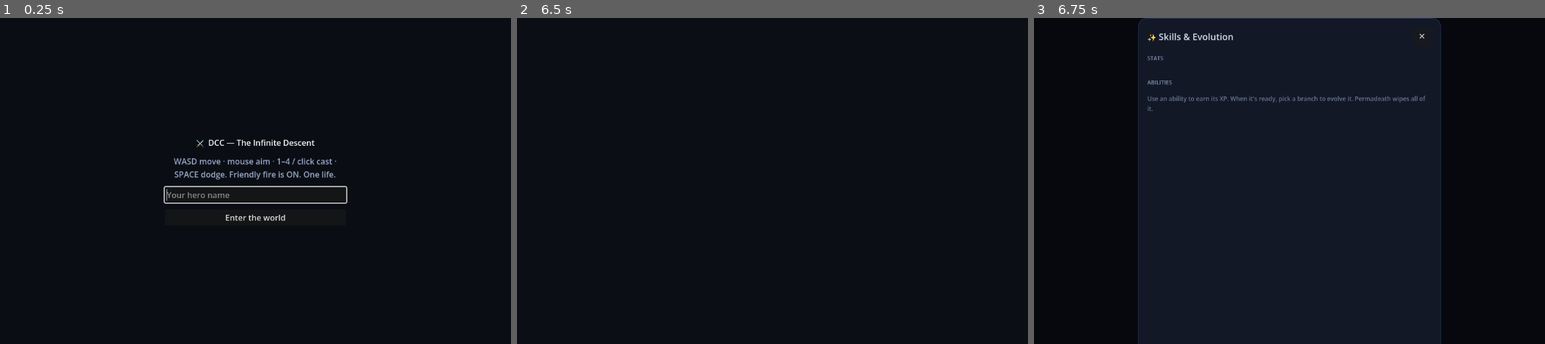
Above: before the commit, frames 1-3 (left to right).
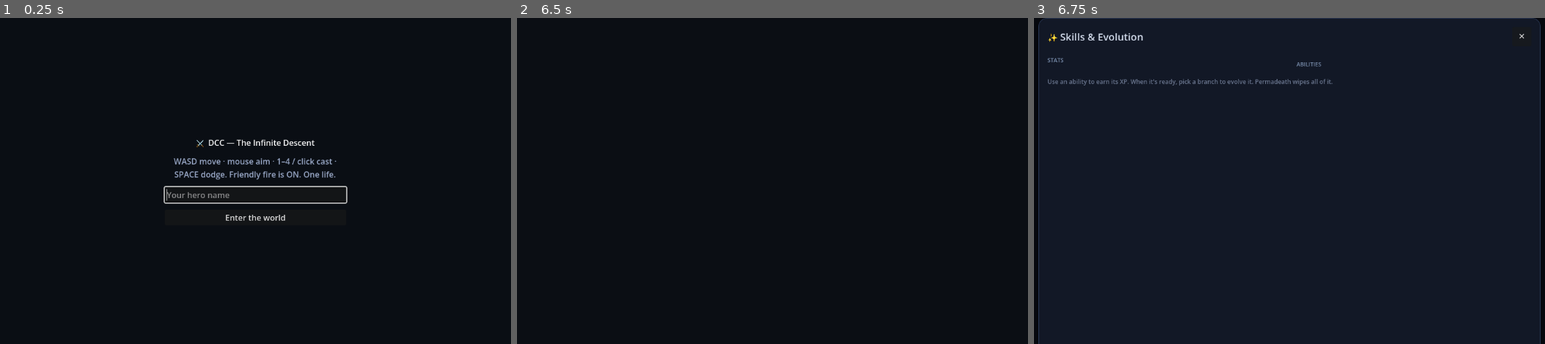
Above: after the commit, the same moments.

Repository: ToothpickFactory/dcc
Game: Godot game, scene res://scenes/Main.tscn
Two runs of this game, one before a commit and one after it. Both use one fixed random seed, a clock stepped at 60 frames per second and the inputs below.
Inputs (mouse positions are in pixels of both pictures, inside the frame that each line leads up to):
- Up to frame 1 (0.25 s): no input
- Up to frame 2 (6.5 s): click "Enter the world" at 0.5 s; tap Enter at 1.25, 2.75, 4.25 s; move the mouse to (900, 164) at 1.27 s; hold D (move_right) 1.28-2.03 s; tap 1 at 1.35 s; click (900, 164) at 1.42 s; tap Space at 1.52, 2, 2.27, 3.5, 3.77, 4.52, 5, 5.27 s; move the mouse to (654, 197) at 2.02 s; hold S (move_down) 2.03-2.78 s; tap 2 at 2.1 s; move the mouse to (828, 109) at 2.77 s; hold D (move_right) 2.78-3.53 s; tap 3 at 2.85 s; move the mouse to (741, 246) at 3.52 s; hold W (move_up) 3.53-4.28 s; tap 4 at 3.6 s; click (741, 246) at 3.67 s; move the mouse to (946, 229) at 4.27 s; hold A (move_left) 4.28-5.78 s; tap 5 at 4.35 s; move the mouse to (598, 132) at 5.02 s; tap 6 at 5.1 s; move the mouse to (803, 181) at 5.77 s; hold S (move_down) from 5.78 s (still down); tap I at 5.85 s; click (803, 181) at 5.92 s
- Up to frame 3 (6.75 s): move the mouse to (1202, 99) at 6.52 s; release S (move_down) at 6.53 s; hold D (move_right) from 6.53 s (still down); tap K at 6.6 s

Frames 1-2 are identical in both runs. In frame 3, 1.8% of the frame differs, in the area x 0-100%, y 0-100%.

Commit message:
UI/UX: bigger vision circle + roomier two-column modals
- Vision radius 520 -> 1000 (DccConst + SpriteLayer + fog shader + web render.ts kept in
  sync). After the 2x floor rescale the lit circle had shrunk to a tiny patch; now it
  reveals the surrounding halls, enemies (within line-of-sight), and loot again.
- Skills & Evolution modal: widened to ~960 and split into two columns — stats +
  attribute-spend on the left, talents + abilities on the right — so it fits without
  scrolling. Attribute rows narrowed to fit the column.
- Inventory modal: enlarged (780x760) and item grids bumped 6 -> 8 columns, so equipped/
  carried/shop fit with far less scrolling.

Note: enemies stay hidden behind walls by design (tactical line-of-sight fog); only the
local hero draws through walls. Loot bags + props were already always-visible.

Verified: tsc client clean; Godot --import parse + shader clean; screenshots confirm the
larger lit circle, the two-column Skills modal (no scroll), and the wider inventory.

Co-Authored-By: Claude Opus 4.8 <noreply@anthropic.com>

Diff:
--- a/godot/scripts/DccConst.gd
+++ b/godot/scripts/DccConst.gd
@@ -6,7 +6,7 @@
 const PLAYER_SPEED := 230.0    # px/s (fallback; prefer SelfDTO.derived.moveSpeed)
 const PLAYER_RADIUS := 17.0
 const LOOT_REACH := 90.0       # px a player must be within to loot a bag
-const VISION_RADIUS := 520.0
+const VISION_RADIUS := 1000.0  # lit/sight radius (px). Bumped with the 2x floor rescale so the circle reveals enemies/loot, not just a tiny patch.
 const WORLD := Vector2(2400, 2400)
 const INPUT_MS := 100          # client -> server input cadence
 # Dodge/dash (mirror src/shared/constants.ts) — client predicts the burst + gates the CD.
--- a/godot/scripts/InventoryUI.gd
+++ b/godot/scripts/InventoryUI.gd
@@ -731,13 +731,13 @@
 	center.add_child(panel)
 
 	var scroll := ScrollContainer.new()
-	scroll.custom_minimum_size = Vector2(564, 640)
+	scroll.custom_minimum_size = Vector2(780, 760)
 	scroll.horizontal_scroll_mode = ScrollContainer.SCROLL_MODE_DISABLED
 	panel.add_child(scroll)
 
 	# ScrollContainer needs a child that expands to its width to host the column.
 	var holder := VBoxContainer.new()
-	holder.custom_minimum_size = Vector2(540, 0)
+	holder.custom_minimum_size = Vector2(752, 0)
 	holder.size_flags_horizontal = Control.SIZE_EXPAND_FILL
 	scroll.add_child(holder)
 	return holder
@@ -761,7 +761,7 @@
 
 func _grid() -> GridContainer:
 	var g := GridContainer.new()
-	g.columns = 6
+	g.columns = 8  # wider modal -> more columns -> fewer rows -> less scrolling
 	g.add_theme_constant_override("h_separation", 8)
 	g.add_theme_constant_override("v_separation", 8)
 	g.size_flags_horizontal = Control.SIZE_EXPAND_FILL
--- a/godot/scripts/SkillsUI.gd
+++ b/godot/scripts/SkillsUI.gd
@@ -398,14 +398,16 @@
 	panel.add_theme_stylebox_override("panel", sb)
 	center.add_child(panel)
 
+	# Roomy two-column layout so nothing needs scrolling on a normal window. The scroll
+	# stays as a safety net for very small windows / huge talent trees.
 	var scroll := ScrollContainer.new()
-	scroll.custom_minimum_size = Vector2(564, 640)
+	scroll.custom_minimum_size = Vector2(960, 720)
 	scroll.horizontal_scroll_mode = ScrollContainer.SCROLL_MODE_DISABLED
 	panel.add_child(scroll)
 
 	var col := VBoxContainer.new()
-	col.custom_minimum_size = Vector2(540, 0)
-	col.add_theme_constant_override("separation", 8)
+	col.custom_minimum_size = Vector2(940, 0)
+	col.add_theme_constant_override("separation", 10)
 	col.size_flags_horizontal = Control.SIZE_EXPAND_FILL
 	scroll.add_child(col)
 
@@ -414,7 +416,7 @@
 	headrow.add_theme_constant_override("separation", 8)
 	var title := Label.new()
 	title.text = "✨ Skills & Evolution"
-	title.add_theme_font_size_override("font_size", 18)
+	title.add_theme_font_size_override("font_size", 20)
 	title.add_theme_color_override("font_color", TEXT_NAME)
 	title.size_flags_horizontal = Control.SIZE_EXPAND_FILL
 	var close_btn := Button.new()
@@ -425,42 +427,63 @@
 	headrow.add_child(close_btn)
 	col.add_child(headrow)
 
+	# Character level + XP bar — full width under the header.
 	_char_box = VBoxContainer.new()
 	_char_box.add_theme_constant_override("separation", 4)
 	_char_box.size_flags_horizontal = Control.SIZE_EXPAND_FILL
 	col.add_child(_char_box)
 
+	# Two columns: [stats + attributes] | [talents + abilities].
+	var cols := HBoxContainer.new()
+	cols.add_theme_constant_override("separation", 28)
+	cols.size_flags_horizontal = Control.SIZE_EXPAND_FILL
+	col.add_child(cols)
+
+	var left := VBoxContainer.new()
+	left.add_theme_constant_override("separation", 8)
+	left.custom_minimum_size = Vector2(460, 0)
+	left.size_flags_horizontal = Control.SIZE_EXPAND_FILL
+	cols.add_child(left)
+
+	var right := VBoxContainer.new()
+	right.add_theme_constant_override("separation", 8)
+	right.custom_minimum_size = Vector2(440, 0)
+	right.size_flags_horizontal = Control.SIZE_EXPAND_FILL
+	cols.add_child(right)
+
+	# Left column: STATS then ATTRIBUTES (the attr box renders its own header).
 	var statsect := Label.new()
 	statsect.text = "STATS"
 	statsect.add_theme_font_size_override("font_size", 11)
 	statsect.add_theme_color_override("font_color", TEXT_SECTION)
-	col.add_child(statsect)
+	left.add_child(statsect)
 
 	_stats_box = VBoxContainer.new()
 	_stats_box.add_theme_constant_override("separation", 3)
 	_stats_box.size_flags_horizontal = Control.SIZE_EXPAND_FILL
-	col.add_child(_stats_box)
+	left.add_child(_stats_box)
 
 	_attr_box = VBoxContainer.new()
 	_attr_box.add_theme_constant_override("separation", 4)
 	_attr_box.size_flags_horizontal = Control.SIZE_EXPAND_FILL
-	col.add_child(_attr_box)
-
+	left.add_child(_attr_box)
+
+	# Right column: class picker / talents, then abilities.
 	_talent_box = VBoxContainer.new()
 	_talent_box.add_theme_constant_override("separation", 5)
 	_talent_box.size_flags_horizontal = Control.SIZE_EXPAND_FILL
-	col.add_child(_talent_box)
+	right.add_child(_talent_box)
 
 	var sect := Label.new()
 	sect.text = "ABILITIES"
 	sect.add_theme_font_size_override("font_size", 11)
 	sect.add_theme_color_override("font_color", TEXT_SECTION)
-	col.add_child(sect)
+	right.add_child(sect)
 
 	_list = VBoxContainer.new()
 	_list.add_theme_constant_override("separation", 8)
 	_list.size_flags_horizontal = Control.SIZE_EXPAND_FILL
-	col.add_child(_list)
+	right.add_child(_list)
 
 	col.add_child(_hint("Use an ability to earn its XP. When it's ready, pick a branch to evolve it. Permadeath wipes all of it."))
 
@@ -560,7 +583,7 @@
 	for k in ATTR_LIST:
 		var row := HBoxContainer.new()
 		row.add_theme_constant_override("separation", 6)
-		row.custom_minimum_size = Vector2(250, 0)
+		row.custom_minimum_size = Vector2(205, 0)
 		var lbl := Label.new()
 		lbl.text = "%s %d" % [_cap(k), int(attrs.get(k, 0))]
 		lbl.add_theme_color_override("font_color", TEXT_NAME)
--- a/godot/scripts/SpriteLayer.gd
+++ b/godot/scripts/SpriteLayer.gd
@@ -16,7 +16,7 @@
 ## latest snapshot (Net.cur.ents). Remote interpolation reads Net.prev/Net.cur by id;
 ## the local self uses `self_pos` (the predicted position) directly.
 
-const VISION_RADIUS := 520.0   # DccConst.VISION_RADIUS; render.ts VISION_RADIUS
+const VISION_RADIUS := 1000.0   # DccConst.VISION_RADIUS; render.ts VISION_RADIUS (kept in sync)
 const VISION_RADIUS_SQ := VISION_RADIUS * VISION_RADIUS
 const SPRITE_PX_NORMAL := 84.0 # players / monsters
 const SPRITE_PX_BOSS := 76.0
--- a/godot/shaders/fog.gdshader
+++ b/godot/shaders/fog.gdshader
@@ -16,7 +16,7 @@
 uniform sampler2D u_wall_vis : filter_nearest, repeat_disable;   // R8: 1.0 = wall lit
 uniform vec2 u_grid_size = vec2(1.0, 1.0);                        // cells (w, h)
 uniform float u_cell = 80.0;                                     // px per cell
-uniform float u_vision = 520.0;                                 // VISION_RADIUS
+uniform float u_vision = 1000.0;                                // VISION_RADIUS (Fog.gd overrides from DccConst)
 uniform bool u_is_wall = false;                                  // material switch
 uniform vec4 u_albedo : source_color = vec4(0.086, 0.114, 0.180, 1.0); // flat fallback color
 uniform sampler2D u_tex : source_color, filter_nearest, repeat_enable; // optional theme tile
Not shown, changed: src/client/render.ts
